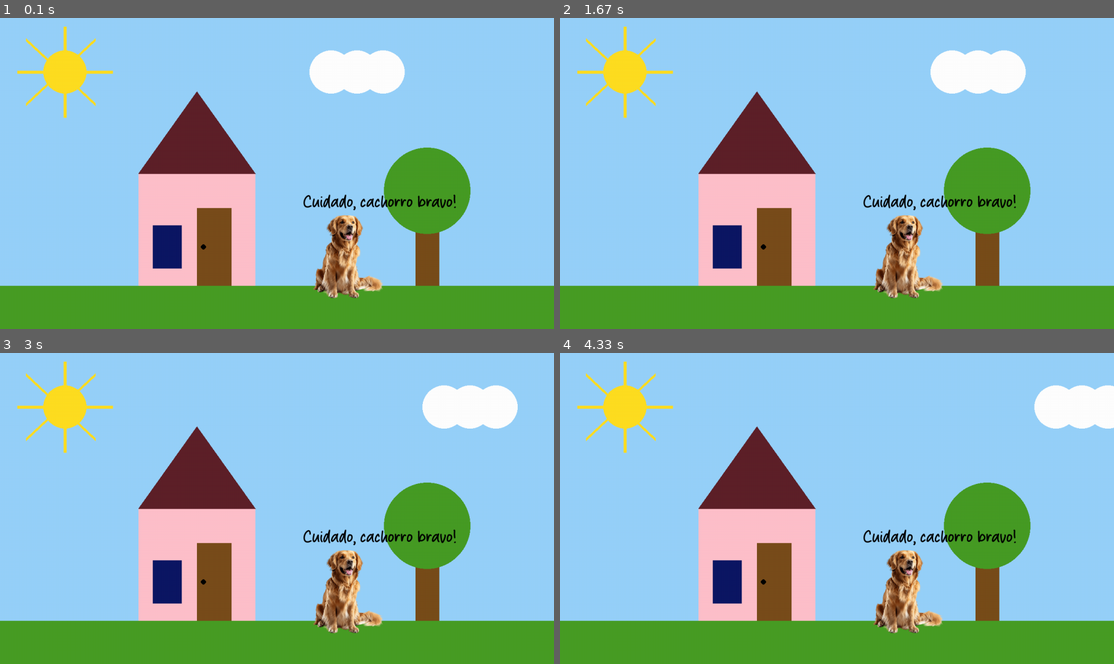
Above: before the commit, frames 1-4 (two rows, left to right).
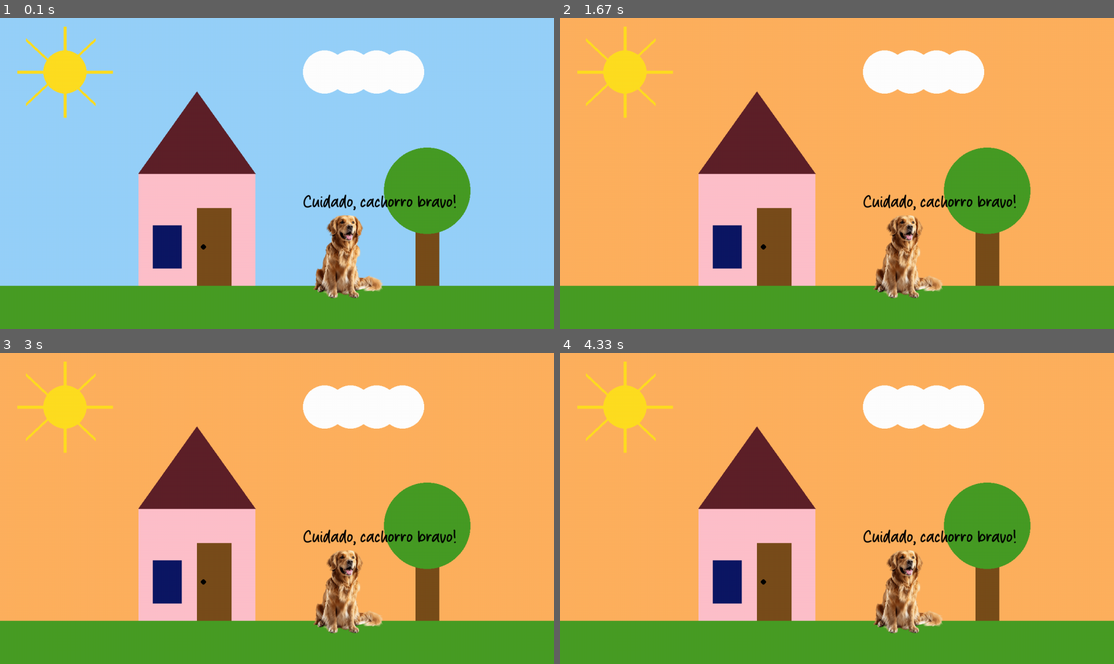
Above: after the commit, the same moments.

Repository: biasferr/intro-ao-pygame
Game: pygame game, started from casinha.py
Two runs of this game, one before a commit and one after it. Both use one fixed random seed, a clock stepped at 60 frames per second and the inputs below.
Inputs:
- Up to frame 1 (0.1 s): no input
- Up to frame 2 (1.67 s): tap Space at 0.33, 0.67 s
- Up to frame 3 (3 s): no input
- Up to frame 4 (4.33 s): no input

The runs differ from the first frame. In frame 1, 0.8% of the frame differs, in the area x 54-77%, y 10-25%; in frame 2, 68%; in frame 3, 69%; in frame 4, 69%, in the area x 0-100%, y 0-87%.

Commit message:
casinha ultimate 1

Diff:
--- a/casinha.py
+++ b/casinha.py
@@ -15,32 +15,63 @@
 
 
 window = display.set_mode((1280,720))
+running = True
+clock= time.Clock()
 
 #definir cor pro fundo
 window.fill((151, 209, 250))
 
+
+#definir variáveis
 nuvem_x= 750
 nuvem_y= 125
-velocidade_nuvem= 1.5
-
-
-
+velocidade_nuvem= 100
+background_color= (151, 209, 250)
 
 while True:
+    clock.tick(60)
+
     for ev in event.get():
         if ev.type == QUIT:
             quit()
             sys.exit()
+        if ev.type == KEYDOWN:
+            tecla = ev.key
+            if background_color == (151,209,250):
+                if tecla == K_SPACE:
+                    background_color = (255, 177, 94)
+            elif background_color == (255, 177, 94):
+                if tecla == K_SPACE:
+                    background_color == (39, 17, 145)
+            elif background_color == (39, 17, 145):
+                if tecla == K_SPACE:
+                    background_color = (151,209,250)
+
+
+
+    window.fill(background_color)
+
+    ##movimentos
+    dt= clock.get_time()/1000
+    keys= key.get_pressed()
+
+
+    # if keys[K_RIGHT]:
+    #     nuvem_x = nuvem_x + velocidade_nuvem * dt
+    # elif keys[K_LEFT]:
+    #     nuvem_x= nuvem_x - velocidade_nuvem * dt
 
     #movimento da nuvem
+    nuvem_x_ida = nuvem_x + velocidade_nuvem * dt
+    nuvem_x_volta = - (nuvem_x + velocidade_nuvem * dt)
+    if nuvem_x > 1050:
+        nuvem_x_volta
 
-    nuvem_x += velocidade_nuvem
+    elif nuvem_x <50:
+        nuvem_x= 50
 
-    if nuvem_x > 1280:
-        nuvem_x= -100
 
-    window.fill((151, 209, 250))
-
+    ##desenhos
     #desenhando casa
     draw.rect(window,(72, 157, 37), (0,620,1280,100))
     draw.rect(window,(255,192,203), (320,360,270,260))
@@ -62,8 +93,9 @@
 
     #desenhar nuvem
     draw.circle(window,(255,255,255),(nuvem_x,nuvem_y),50)
-    draw.circle(window,(255,255,255),(nuvem_x +60,nuvem_y),50)
-    draw.circle(window,(255,255,255),(nuvem_x +120,nuvem_y),50)
+    draw.circle(window,(255,255,255),(nuvem_x + 60,nuvem_y),50)
+    draw.circle(window,(255,255,255),(nuvem_x + 120,nuvem_y),50)
+    draw.circle(window,(255,255,255),(nuvem_x + 180,nuvem_y),50)
 
     #desenhar imagens
     window.blit(cachorro_img,(700,450))
